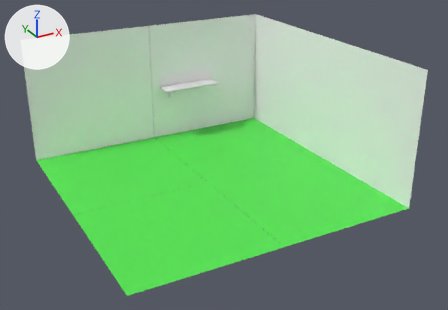
An edit to the FBX model Assets/Art/Models/room.fbx, drawn before and after from the same camera.
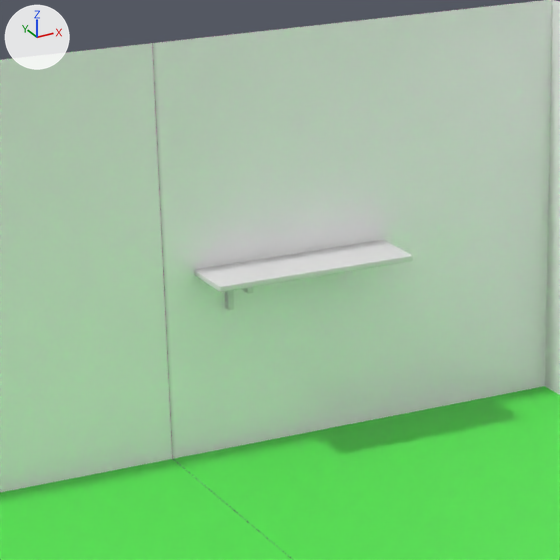
There are two pictures of each version: one whole from a 50 mm lens placed at (-33.04, -57.75, 28.03), pointed at (-6.21, -8.97, 3.64), one close up on the part from 24% to 58% of the width and 5% to 53% of the height. Every picture has the same lights, and +X, +Y and +Z are marked at upper left. Where no turn or scale is listed for an object, it has been applied to the vertices.

Script lines for the objects in view, before the commit:
```python
me_cube_027 = bpy.data.meshes.new('Cube.027')
me_cube_027.from_pydata(...)  # 19 vertices, 7 faces; spans x -7.01..7.01, y -7.01..7.01, z 0.0..13.39
# faces by material slot: [2, 4, 1]
me_cube_027.materials.append(mat_duvar_texture)
me_cube_027.materials.append(mat_duvar2)  # pink #e791cd
me_cube_027.materials.append(mat_lego_room)  # its picture is missing
me_cube_044 = bpy.data.meshes.new('Cube.044')
me_cube_044.from_pydata(...)  # 24 vertices, 26 faces; spans x -3.37..3.37, y -2.0..0.0, z 0.0..0.2
me_cube_127 = bpy.data.meshes.new('Cube.127')
me_cube_127.from_pydata(...)  # 44 vertices, 48 faces; spans x -0.1..0.1, y -1.78..0.0, z -1.24..0.0
ob_raf = bpy.data.objects.new('raf', me_cube_044)
ob_raf.location = (-2.63, 7.0, 5.99)
ob_raf_alt = bpy.data.objects.new('raf_alt', me_cube_127)
ob_raf_alt.location = (-4.88, 7.0, 5.99)
ob_room = bpy.data.objects.new('room', me_cube_027)
ob_room.location = (0.0, 0.0, 0.0)
# also in view: 'room_ek_2' at (-14.02, 0.01, 6.7)
```
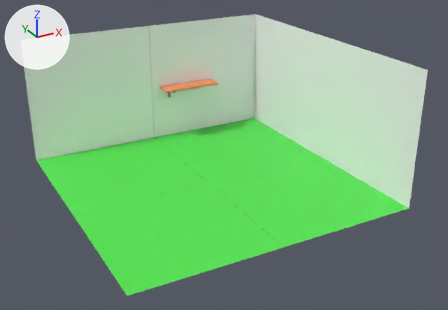
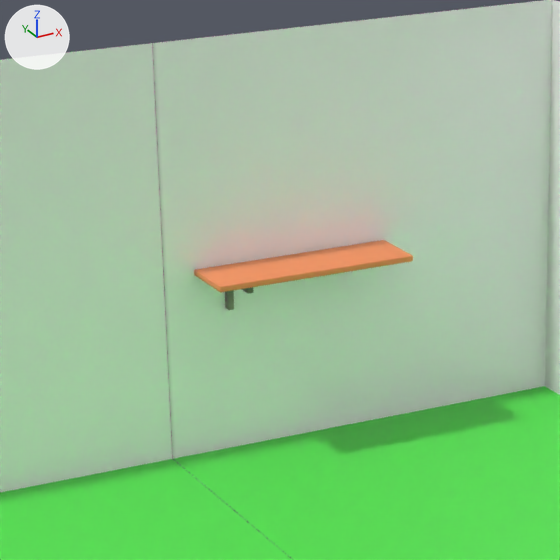
The change, as JSON lines over the scene's bpy script:
```json
{"op": "add", "block": "img_uv_text_png", "code": ["img_uv_text_png = load_image('UV_text.png', '../Texture/UV_text.png', 1005, 1005, 'sRGB')"]}
{"op": "add", "block": "mat_lego_uv", "code": ["mat_lego_uv = principled_material('lego_UV')", "mat_lego_uv.texture = img_uv_text_png"]}
{"block": "me_cube_044", "where": "me_cube_044.from_pydata(...)  # 24 vertices, 26 faces; spans x -3.37..3.37, y -2.0..0.0, z 0.0..0.2"}
{"block": "me_cube_044", "where": "# used by ob_raf; location = (-2.63, 7.0, 5.99)"}
{"block": "me_cube_044", "change": "me_cube_044 part 1: texture (UV) coordinates of 26 of 26 faces, centred in x -3.37..3.37, y -2.0..0.0, z 0.0..0.2, changed; they spanned u 0.12..0.87, v 0.0..1.0 and now span u 0.44..0.47, v 0.46..0.47"}
{"op": "add", "block": "me_cube_044", "code": "me_cube_044.materials.append(mat_lego_uv)  # picture img_uv_text_png"}
{"block": "me_cube_127", "where": "me_cube_127.from_pydata(...)  # 44 vertices, 48 faces; spans x -0.1..0.1, y -1.78..0.0, z -1.24..0.0"}
{"op": "add", "block": "me_cube_127", "code": "me_cube_127.materials.append(mat_lego_uv)  # picture img_uv_text_png"}
```

Boxes (x1, y1, x2, y2) around the edits, measured in the close-ups (560 x 560 px):
```json
{"object": "raf", "change": "recoloured, surface changed", "before": [194, 240, 413, 293], "after": [194, 240, 413, 293], "on screen": "white to orange"}
{"object": "raf_alt", "change": "recoloured", "before": [225, 287, 253, 310], "after": [225, 287, 253, 310]}
```
